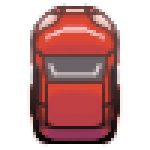
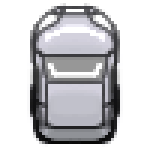
Layer changes from the first (150, 150) image to the second:
added layer "White" above "Blue" over <box>27,3,123,147</box>
renamed "Car Half copy" to "Red", hid it over <box>27,3,123,147</box>
